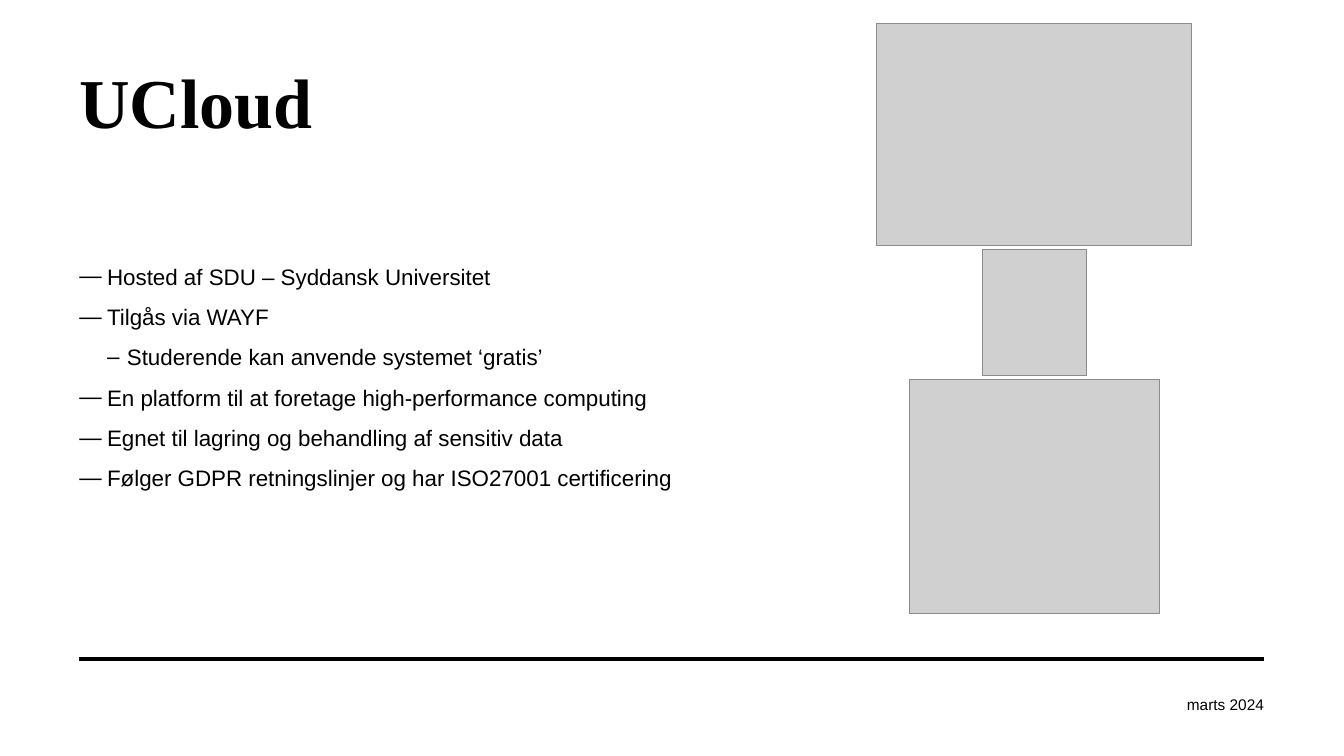
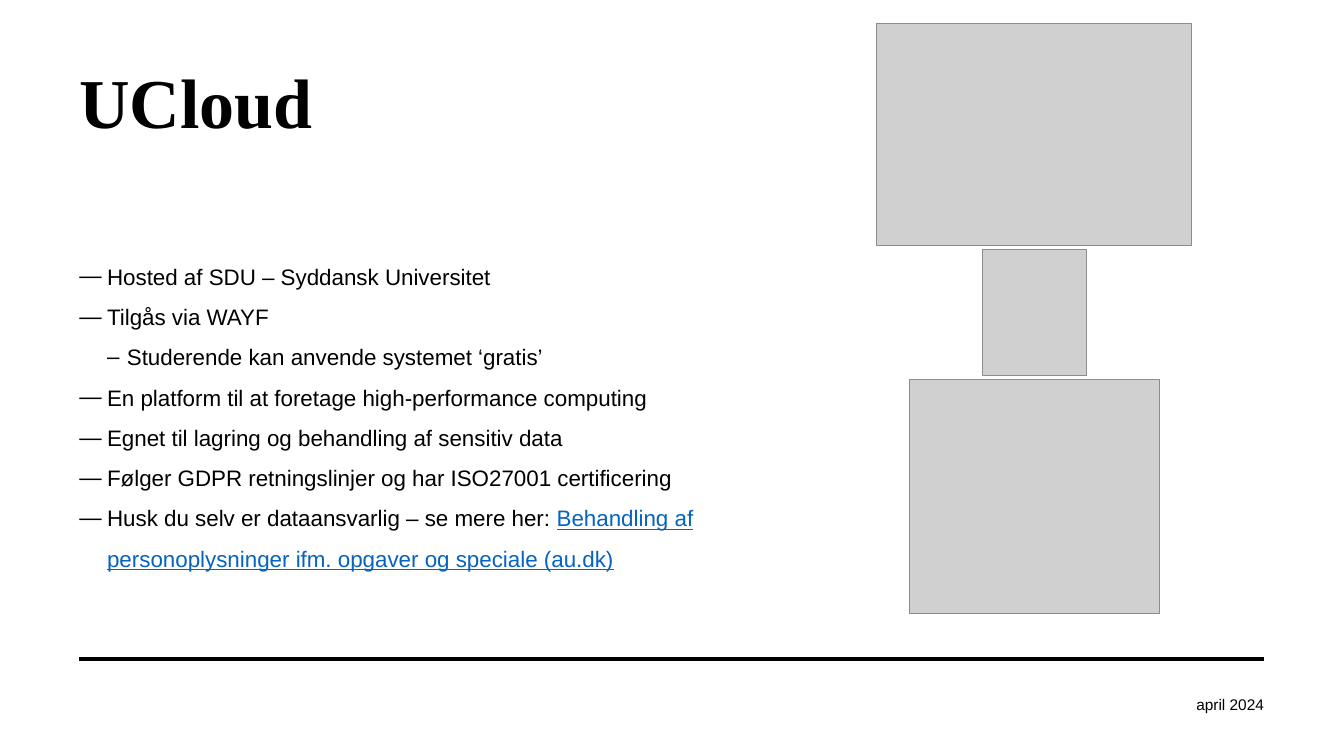
Before and after one commit to AUL-BSS-Datalab/FraTaleTilTekst, a slide deck: slide 4 of Slides/WhisperPowerPoint_da.pptx. Drawn at 1344x756 pixels with LibreOffice and Linux fonts; fonts in the diff are those of the drawing; grey boxes stand for pictures; background and template pictures are left out. Boxes give left, top, right and bottom in pixels: in the first picture for what was removed or moved away, otherwise in the second. Text is boxed around its words. In the diff, an @@ line names an element or a change of style, - is before the commit and + after.

```diff
--- a/Slides/WhisperPowerPoint_da.pptx
+++ b/Slides/WhisperPowerPoint_da.pptx
@@ text at [107, 509, 694, 572]: paragraph added @@
+― Husk du selv er dataansvarlig – se mere her: Behandling af personoplysninger ifm. opgaver og speciale (au.dk)
@@ text at [1196, 699, 1264, 714]: text changed @@
-marts 2024
+april 2024
```
Also in this commit, not shown: 4 other slides changed.
